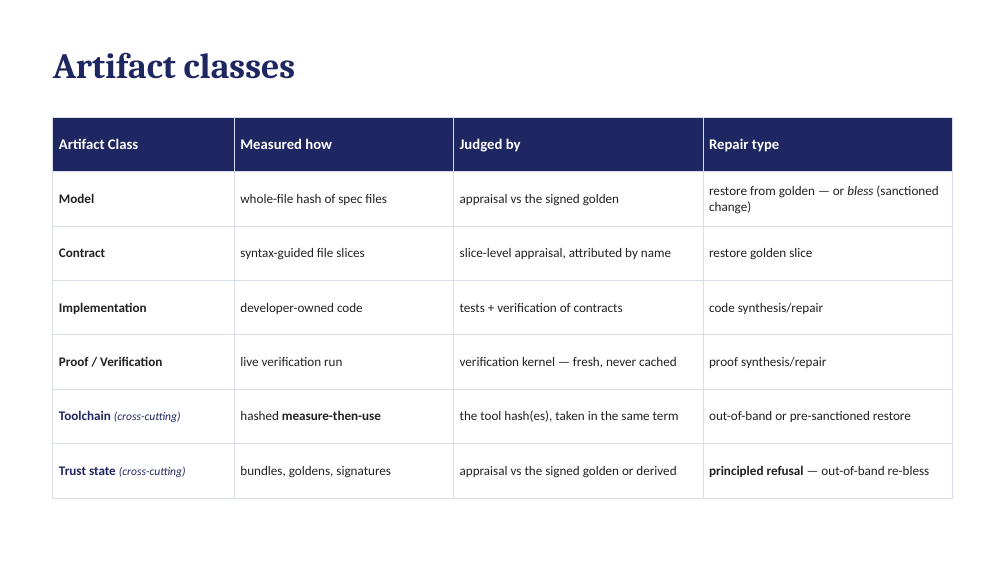
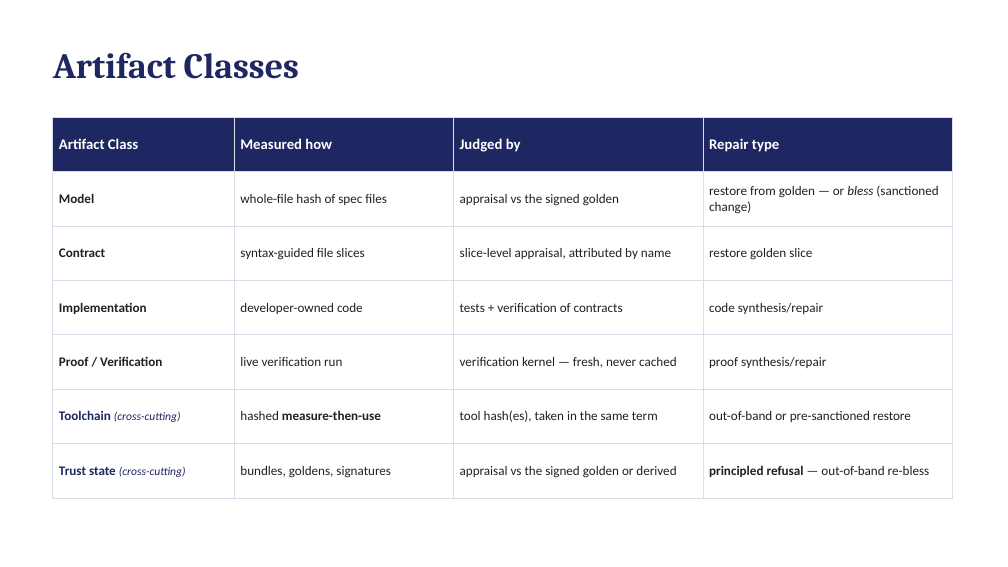
Before and after one commit to ku-sldg/pybb, a slide deck: slide 7 of docs/video_slides_draft.pptx. Drawn at 1008x567 pixels with LibreOffice and Linux fonts; fonts in the diff are those of the drawing. Boxes give left, top, right and bottom in pixels: in the first picture for what was removed or moved away, otherwise in the second. Text is boxed around its words. In the diff, an @@ line names an element or a change of style, - is before the commit and + after.

```diff
--- a/docs/video_slides_draft.pptx
+++ b/docs/video_slides_draft.pptx
@@ text at (53,52,299,79): text changed @@
-Artifact classes
+Artifact Classes
@@ table at (53,117,953,498) @@
-row 6, column 3: the tool hash(es), taken in the same term
+row 6, column 3: tool hash(es), taken in the same term
```
Also in this commit, not shown: 2 other slides changed, 8 other files.
